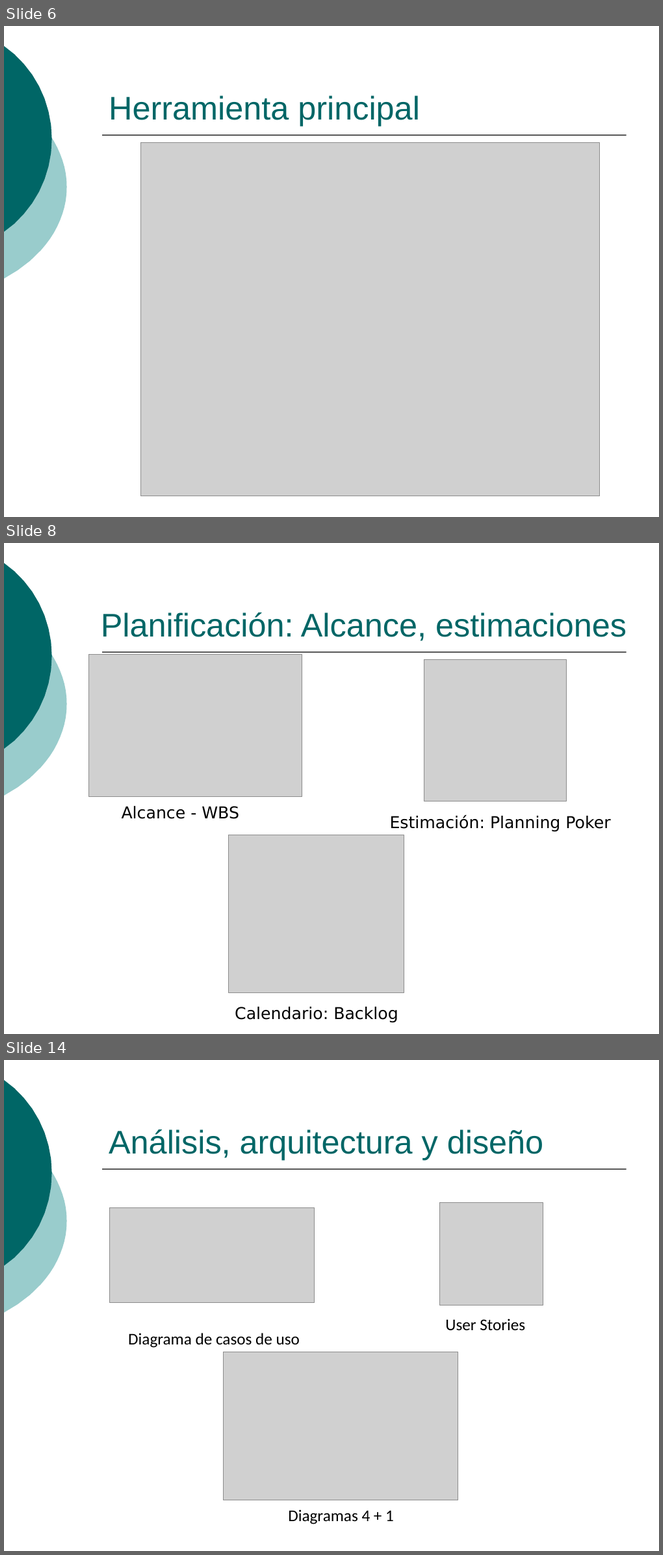
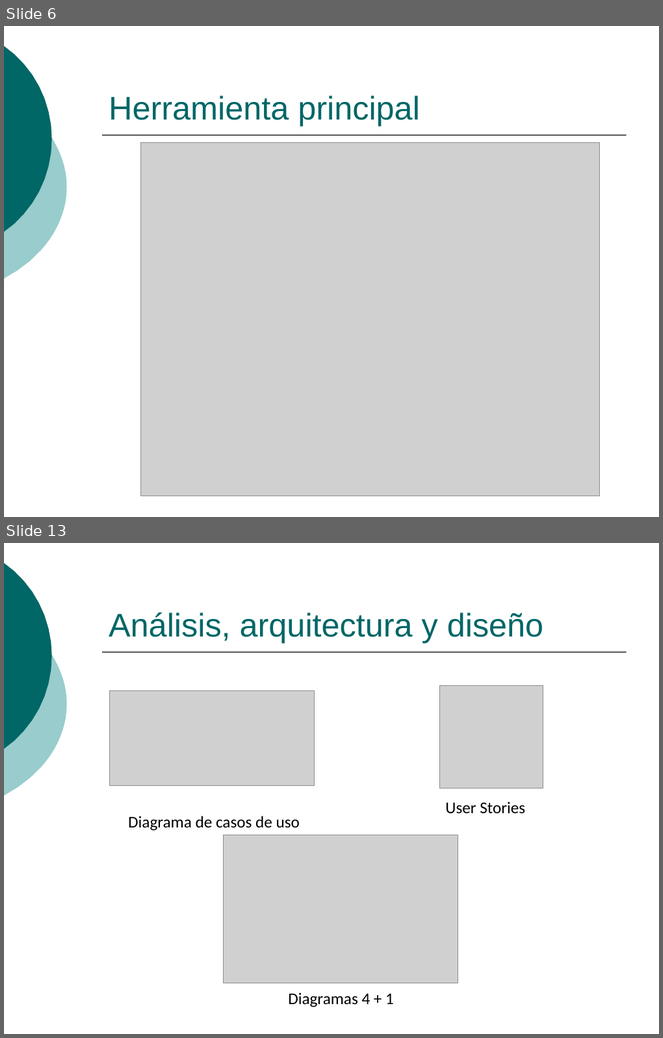
Before and after one commit to ingevy/taller-desarrollo-proyectos-ii-2do-2010, a slide deck: doc/presentaciones/Presentación inicial.ppt. Shown one above the other, each under a label of ours: slides 6, 8 and 14 before the commit, slides 6 and 13 after it; the slides between them are not shown. The pictures are 663x1555 and 663x1038 pixels, drawn with LibreOffice and Linux fonts; fonts in the diff are those of the drawing; grey boxes stand for pictures. Boxes give left, top, right and bottom in pixels: in the first picture for what was removed or moved away, otherwise in the second. Text is boxed around its words. In the diff, an @@ line names an element or a change of style, - is before the commit and + after.

```diff
--- a/doc/presentaciones/Presentación inicial.ppt
+++ b/doc/presentaciones/Presentación inicial.ppt
@@ slide 8 removed at (4, 543, 659, 1034), background #FFFFFF; not listed: 3 template elements that a slide beside it also shows @@
@@ title removed at (101, 613, 627, 641) @@
-Planificación: Alcance, estimaciones
@@ picture removed at (89, 654, 302, 797) @@
@@ picture removed at (425, 659, 567, 802) @@
@@ text removed at (122, 806, 239, 819) @@
-Alcance - WBS
@@ text removed at (390, 815, 610, 832) @@
-Estimación: Planning Poker
@@ picture removed at (229, 835, 404, 993) @@
@@ text removed at (235, 1007, 398, 1023) @@
-Calendario: Backlog
@@ what was slide 14 is now slide 13 @@
```
Also in this commit, not shown: 5 slides changed, 14 slides added, 1 other slide removed.
